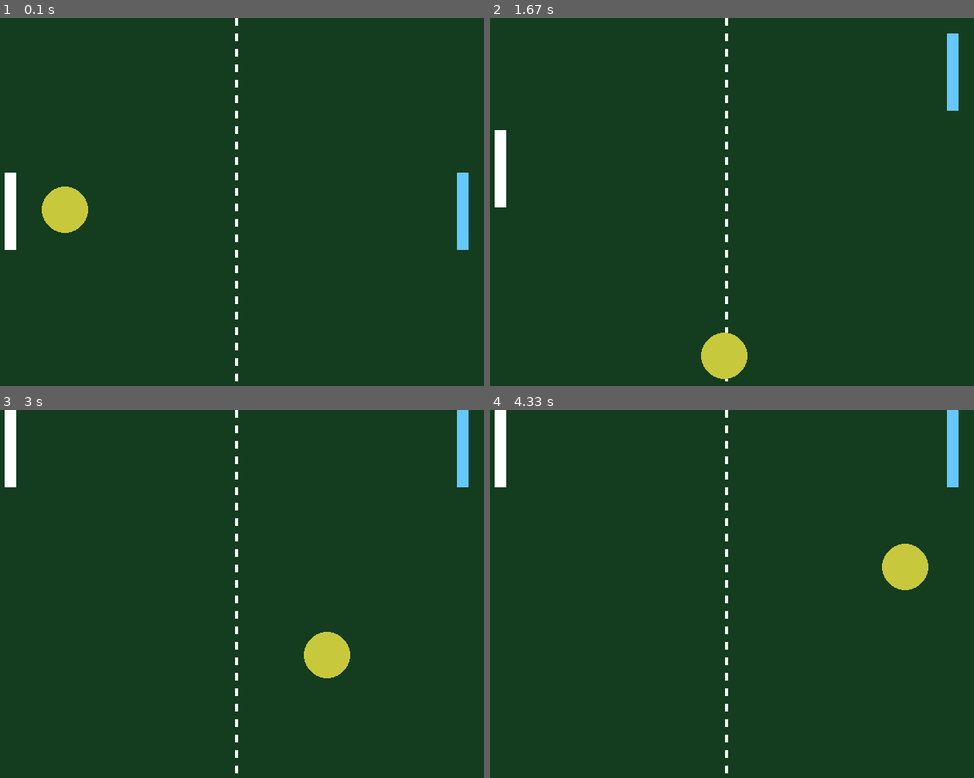
Above: before the commit, frames 1-4 (two rows, left to right).
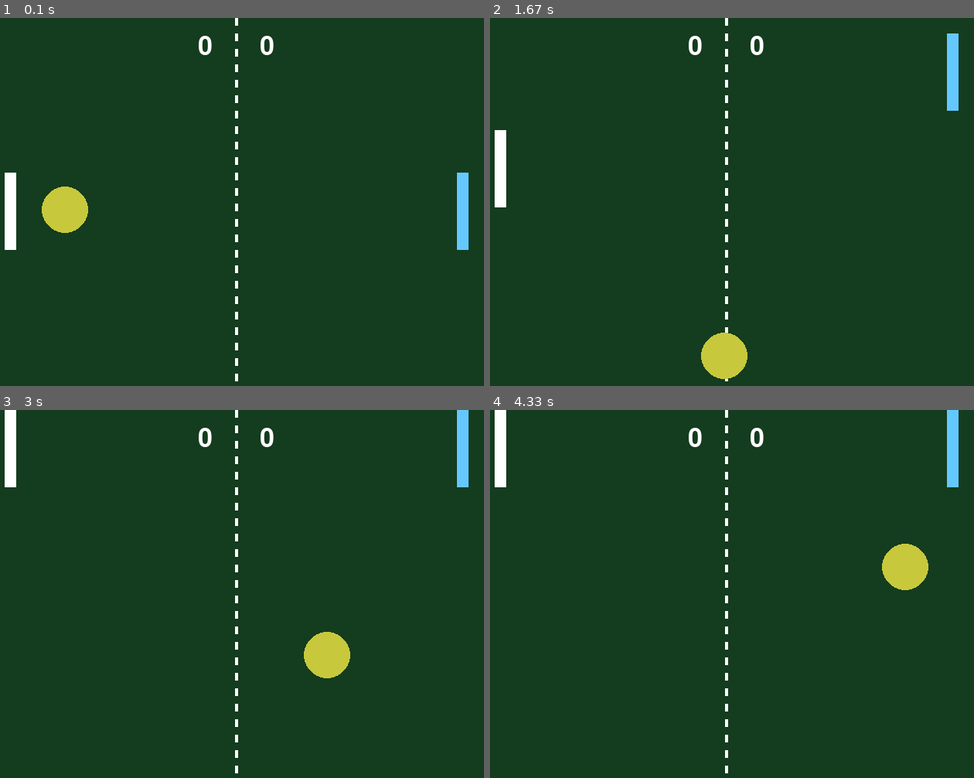
Above: after the commit, the same moments.

Repository: jvnusrg/pygame-practice
Game: pygame game, started from pong.py
Two runs of this game, one before a commit and one after it. Both use one fixed random seed, a clock stepped at 60 frames per second and the inputs below.
Inputs:
- Up to frame 1 (0.1 s): no input
- Up to frame 2 (1.67 s): hold Up 0.33-0.8 s; hold Down 0.83-1.13 s; hold S 0.83-1.13 s; tap Space at 0.9, 1.23, 1.63 s; hold Up 1.17-1.53 s; hold W 1.17-1.53 s; hold Down from 1.57 s (still down); hold S from 1.57 s (still down)
- Up to frame 3 (3 s): release Down at 1.93 s; release S at 1.93 s; hold Up 1.97-2.27 s; hold W 1.97-2.27 s; tap Space at 2.03, 2.37, 2.7 s; hold Down 2.3-2.6 s; hold S 2.3-2.6 s; hold Up from 2.63 s (still down); hold W from 2.63 s (still down)
- Up to frame 4 (4.33 s): release Up at 3 s; release W at 3 s; hold Down 3.03-3.4 s; hold S 3.03-3.4 s; tap Space at 3.1, 3.5, 3.83, 4.17 s; hold Up 3.43-3.73 s; hold W 3.43-3.73 s; hold Down 3.77-4.07 s; hold S 3.77-4.07 s; hold Up from 4.1 s (still down); hold W from 4.1 s (still down)

The runs differ from the first frame. In frame 1, 0.2% of the frame differs, in the area x 41-57%, y 4-11%; in frame 2, 0.2%; in frame 3, 0.2%; in frame 4, 0.2%.

Commit message:
Add live score

Diff:
--- a/pong.py
+++ b/pong.py
@@ -1,6 +1,7 @@
 import pygame
 
 pygame.init()
+font = pygame.font.Font(None, 50)
 clock = pygame.time.Clock()
 
 screen = pygame.display.set_mode((640,480))
@@ -24,6 +25,9 @@
 paddle2_width = 15
 paddle2_height = 100
 paddle2_speed = 5
+
+left_score = 0
+right_score = 0
 
 pause = False
 
@@ -75,6 +79,7 @@
             speed_x = speed_x * -1
 
         if x < 0:
+            right_score = right_score + 1
             print("Right player scores!")
             x = 320
             y = 200
@@ -82,11 +87,18 @@
 
         if x > 640:
             print("Left player scores!")
+            left_score = left_score + 1
             x = 320
             y = 200
             speed_x = speed_x * -1
 
         screen.fill((20, 60, 30))
+
+        left_text = font.render(str(left_score), True,(255,255,255))
+        right_text = font.render(str(right_score),True, (255,255,255))
+
+        screen.blit(left_text,(270, 20))
+        screen.blit(right_text,(350,20))
 
         for dash_y in range (0, 480, 20):
             pygame.draw.rect(screen, (255,255,255), (320-2, dash_y, 4, 10))
